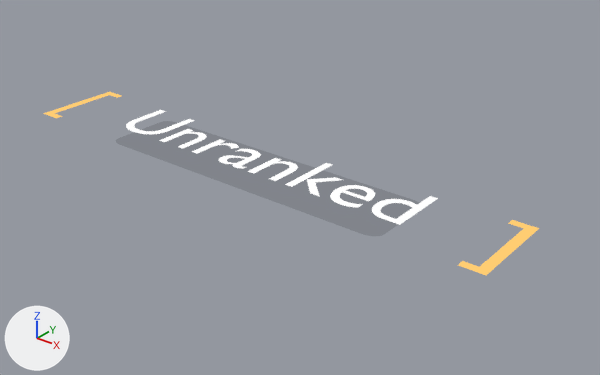
The Blender file rendermarker.unranked%en.blend as it was, and as the next commit left it.
Both versions are drawn from a 50 mm lens placed at (4.75, -6.56, 3.17), pointed at (0.38, -1.1, -0.22). Arrows for +X, +Y and +Z are at lower left; the lights stay in place. Text is drawn in Blender's own font.

Names of what the first picture shows: 'Text', 'Text.001'.
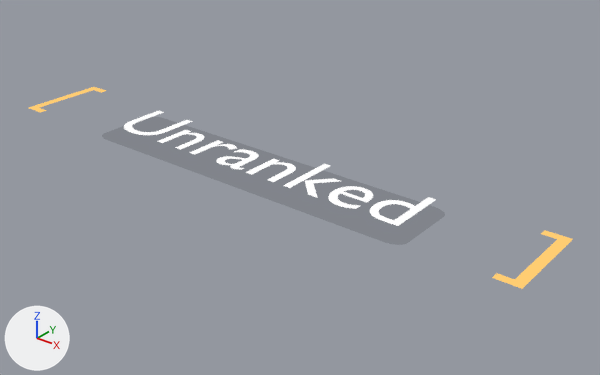
What differs and where, as boxes [x1, y1, x2, y2] in the pictures (600 x 375 px):
'Text.001', moved
    before: [126, 110, 438, 225]
    after: [124, 111, 436, 226]
'Text', text changed
    before: [43, 92, 539, 275]
    after: [29, 87, 573, 289]

Diff of the bpy script that builds the scene:
```diff
--- a/rendermarker.unranked%en.blend.py
+++ b/rendermarker.unranked%en.blend.py
@@ txt_text @@
 txt_text = bpy.data.curves.new('Text', 'FONT')
-txt_text.body = '[                 ]'
+txt_text.body = '[                   ]'
 txt_text.materials.append(mat_gold)
@@ ob_text_001 @@
 ob_text_001 = bpy.data.objects.new('Text.001', txt_text_011)
-ob_text_001.location = (0.0, -1.224, 0.0)
+ob_text_001.location = (0.0, -1.252, 0.0)
 ob_text_001.scale = (0.97, 0.97, 0.97)
```
